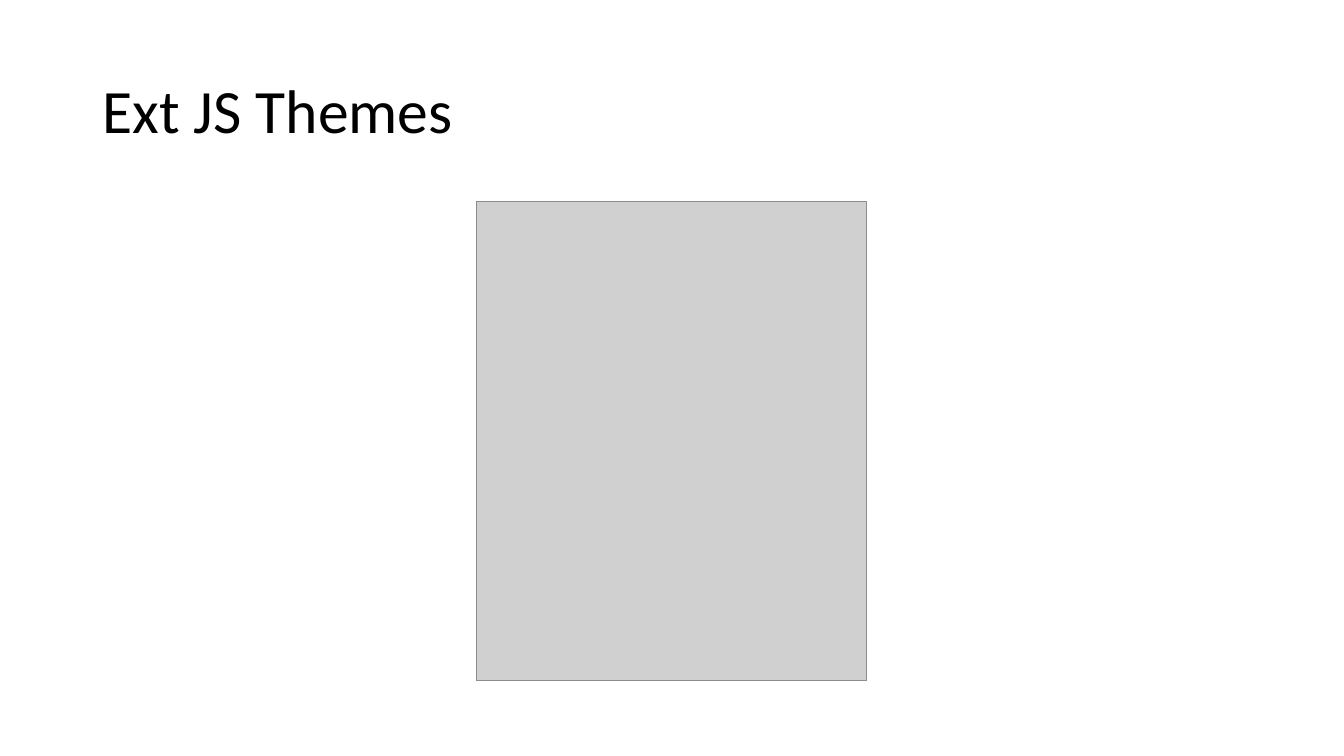
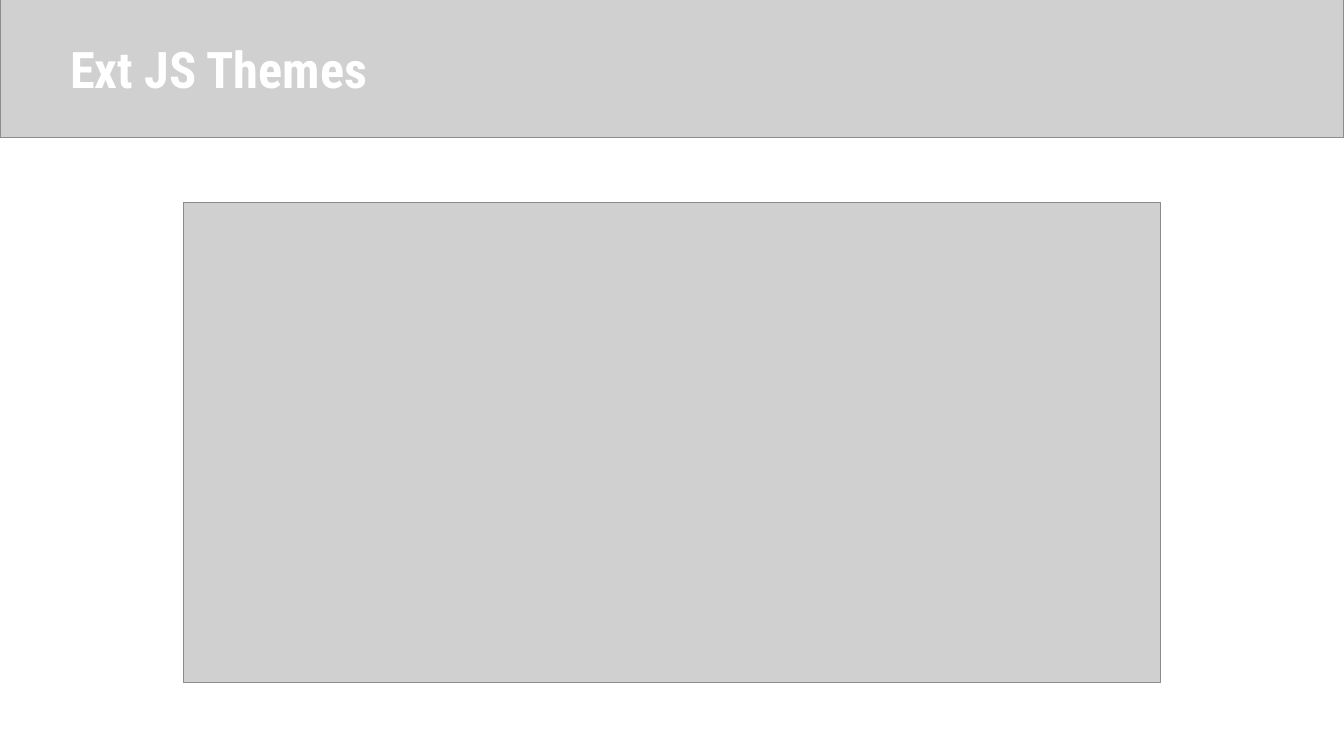
Before and after one commit to cminhho/ExtJS-Presentation, a slide deck: slide 12 of Introduction to Ext JS.pptx. Drawn at 1344x756 pixels with LibreOffice and Linux fonts; fonts in the diff are those of the drawing; grey boxes stand for pictures. Boxes give left, top, right and bottom in pixels: in the first picture for what was removed or moved away, otherwise in the second. Text is boxed around its words. In the diff, an @@ line names an element or a change of style, - is before the commit and + after.

```diff
--- a/Introduction to Ext JS.pptx
+++ b/Introduction to Ext JS.pptx
@@ picture added at (x1=0, y1=0, x2=1344, y2=138) @@
@@ text "Ext JS Themes" moved from (x1=102, y1=90, x2=453, y2=134) to (x1=70, y1=51, x2=368, y2=88) @@
@@ text "Ext JS Themes" at (x1=70, y1=51, x2=368, y2=88): size 44 to 36 pt, font Calibri to Roboto Condensed, text colour #000000 to #FFFFFF, bold on; line spacing 0.9 to 1; vertical alignment middle to top @@
@@ picture added at (x1=184, y1=203, x2=1162, y2=683) @@
@@ picture removed at (x1=477, y1=202, x2=867, y2=682) @@
```
Also in this commit, not shown: 5 other slides changed, 10 slides added, 8 slides removed, 2 other files.
